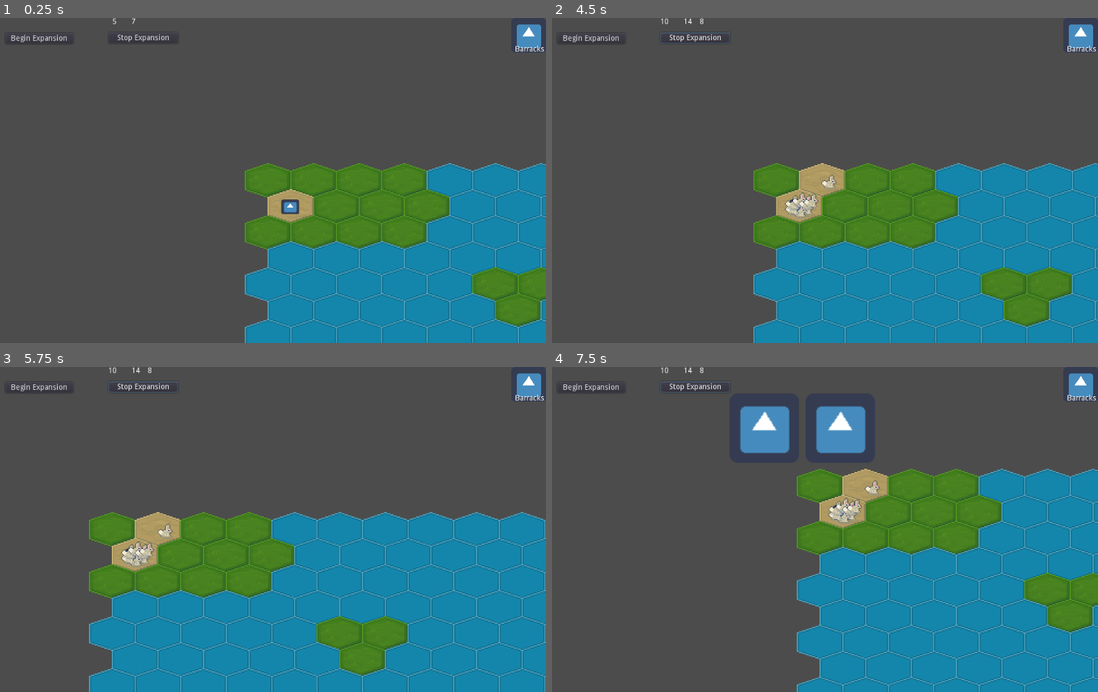
Above: before the commit, frames 1-4 (two rows, left to right).
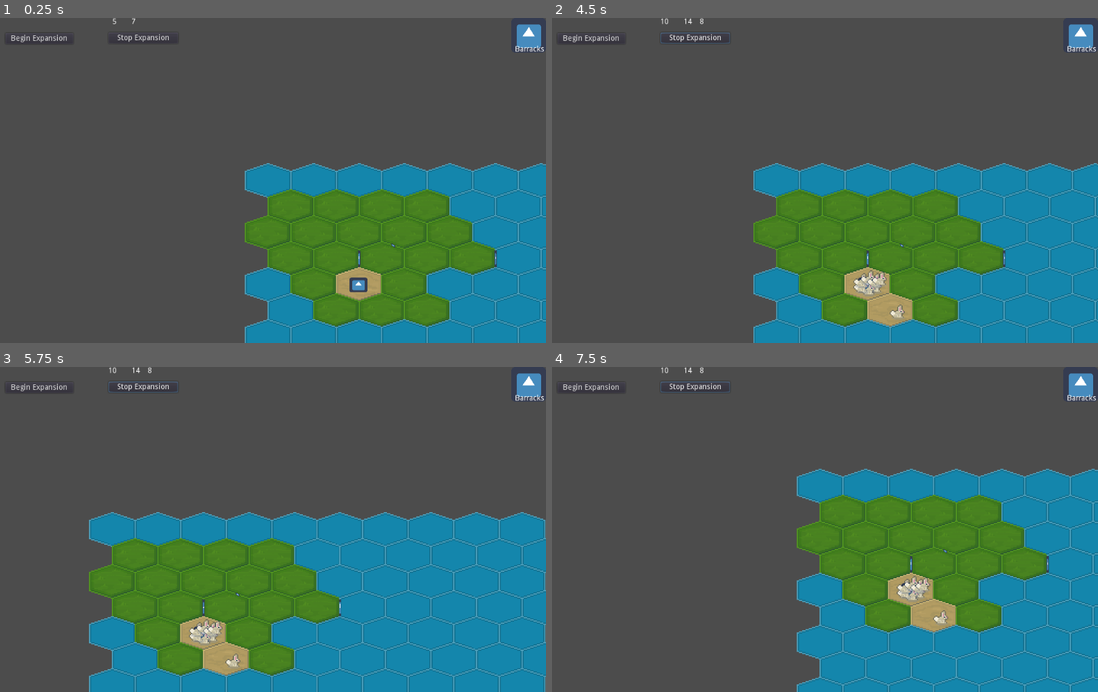
Above: after the commit, the same moments.

Repository: Cartogy/godot-wild-jam-36
Game: Godot game, scene res://src/Main/Main.tscn
Two runs of this game, one before a commit and one after it. Both use one fixed random seed, a clock stepped at 60 frames per second and the inputs below. The engine's default icon, where the game draws it, is replaced by a stand-in: a white triangle on a blue panel in a dark square.
Inputs (mouse positions are in pixels of both pictures, inside the frame that each line leads up to):
- Up to frame 1 (0.25 s): no input
- Up to frame 2 (4.5 s): click "Begin Expansion" at 0.5 s; click "Begin Expansion" at 1.25 s; click "Stop Expansion" at 2 s; tap Enter at 2.75, 4.25 s; drag from (1081, 34) to (874, 109) at 2.77 s; tap Space at 3.5 s; drag from (710, 196) to (792, 245) at 3.52 s; move the mouse to (874, 109) at 4.27 s; hold Right (ui_right) from 4.28 s (still down); hold Shift (shift) from 4.28 s (still down)
- Up to frame 3 (5.75 s): release Right (ui_right) at 5 s; release Shift (shift) at 5 s; drag from (240, 594) to (103, 480) at 5.02 s
- Up to frame 4 (7.5 s): tap Space at 5.75 s; move the mouse to (988, 578) at 5.77 s; hold Left (ui_left) 5.78-6.5 s; hold Shift (shift) 5.78-6.5 s; drag from (655, 480) to (737, 448) at 6.52 s; tap Enter at 7.25 s; move the mouse to (846, 529) at 7.27 s; hold Down (ui_down) from 7.28 s (still down); hold Shift (shift) from 7.28 s (still down); click (846, 529) at 7.42 s

The runs differ from the first frame. In frame 1, 13% of the frame differs, in the area x 44-100%, y 44-96%; in frame 2, 14%; in frame 3, 14%; in frame 4, 16%, in the area x 34-100%, y 11-82%.
Error in both runs: Invalid get index '(-5, 1)' (on base: 'Dictionary'). (res://src/BCommander/bcommander.gd:73)

Commit message:
Edges are now loaded

Diff:
--- a/src/Grid/Edge/Middle.tscn
+++ b/src/Grid/Edge/Middle.tscn
@@ -6,6 +6,6 @@
 [node name="Middle" instance=ExtResource( 1 )]
 
 [node name="Sprite" parent="." index="0"]
-position = Vector2( 0.0073683, 0.0597899 )
-scale = Vector2( 0.00660577, 0.0404567 )
+position = Vector2( 0.0190737, 0.0363784 )
+scale = Vector2( 0.0281878, 0.241645 )
 texture = ExtResource( 2 )
--- a/src/Grid/Edge/TopLeft.tscn
+++ b/src/Grid/Edge/TopLeft.tscn
@@ -6,7 +6,7 @@
 [node name="TopLeft" instance=ExtResource( 1 )]
 
 [node name="Sprite" parent="." index="0"]
-position = Vector2( -0.0414506, -0.0666628 )
+position = Vector2( -0.0042457, -0.00465512 )
 rotation = -0.767945
-scale = Vector2( 0.0464583, 0.00478105 )
+scale = Vector2( 0.107884, 0.0343576 )
 texture = ExtResource( 2 )
--- a/src/Grid/Edge/TopRight.tscn
+++ b/src/Grid/Edge/TopRight.tscn
@@ -6,7 +6,7 @@
 [node name="TopRight" instance=ExtResource( 1 )]
 
 [node name="Sprite" parent="." index="0"]
-position = Vector2( 0.000862267, -0.00459599 )
+position = Vector2( -0.0212348, 0.011977 )
 rotation = 0.652753
-scale = Vector2( 0.0276824, 0.00309104 )
+scale = Vector2( 0.0616327, 0.0264633 )
 texture = ExtResource( 2 )
--- a/src/Grid/Edge/edge.gd
+++ b/src/Grid/Edge/edge.gd
@@ -6,7 +6,7 @@
 
 func build_edge(from, to):
 	cell_0 = from
-	cell_0 = to
+	cell_1 = to
 
 	var c0_to_c1 = get_direction(from, to)
 	var c1_to_c0 = get_direction(to, from)
@@ -23,7 +23,7 @@
 
 	self.queue_free()
 
-func get_direction(_from, to) -> Vector2:
-	var hex_direction = to.hex_coord - to.hex_coord
+func get_direction(from, to) -> Vector2:
+	var hex_direction = to.hex_coords - from.hex_coords
 
 	return hex_direction
--- a/src/Grid/grid.gd
+++ b/src/Grid/grid.gd
@@ -67,10 +67,51 @@
 
 	fill_neighbours(hexagon_coords, neighbour_directions)
 
-func load_edges(level: LevelData):
+##########
+## Edges
+##########
+
+func load_edges(level: LevelData, hex_to_cell: Dictionary):
 	var edge_data = level.edge_data
-	print_debug("Edge Data")
-	print_debug(edge_data)
+	# Get hexes with edges
+	for hex_coord in edge_data.keys():
+		# Get directions where edges are located
+		var directions = edge_data.get(hex_coord)
+		create_barrier(directions, hex_to_cell)
+
+func create_barrier(directions: Dictionary, hex_to_cell: Dictionary):
+	for dir in directions.keys():
+		var edge_data = directions.get(dir)
+		var direction = edge_data.direction
+		var edge_position = edge_data.edge_position
+		var edge_scene_path = edge_data.edge_scene
+		var from = edge_data.from
+		var to = edge_data.to
+
+		var from_cell: Cell = hex_to_cell[from]
+		var to_cell: Cell = hex_to_cell[to]
+
+		var edge_scene: PackedScene = load(edge_scene_path)
+		var edge: GridEdge = edge_scene.instance()
+
+		var edge_center = get_edge_center(from_cell.global_position, to_cell.global_position)
+
+		edge.build_edge(from_cell, to_cell)
+		edge.global_position = edge_center
+		edge.z_index = 5
+
+		self.add_child(edge)
+
+# Returns the mid position between edges
+func get_edge_center(from: Vector2, to: Vector2) -> Vector2:
+	var direction = to - from
+	var mid_v = direction / 2
+
+	var mid_point = from + mid_v
+
+	return mid_point
+
+
 
 func total_land_cells():
 	var amount_of_land
--- /dev/null
+++ b/src/Level/CustomLevels/edge_map_test.tres
@@ -0,0 +1,201 @@
+[gd_resource type="Resource" load_steps=2 format=2]
+
+[ext_resource path="res://src/MapMaker/LevelData/level_data.gd" type="Script" id=1]
+
+[resource]
+script = ExtResource( 1 )
+level_data = {
+Vector2( 0, 2 ): {
+"cell_position": Vector2( 100, 148 ),
+"hex_coord": Vector2( 0, 2 ),
+"scene_path": "res://src/Grid/Cell/CellScenes/AvailableCell.tscn",
+"spec_resource_path": "",
+"structure_path": "",
+"tile_display": "res://src/MapMaker/TileDisplay/Cells/AvailableDisplay.tscn"
+},
+Vector2( 1, 1 ): {
+"cell_position": Vector2( 120.958, 124 ),
+"hex_coord": Vector2( 1, 1 ),
+"scene_path": "res://src/Grid/Cell/CellScenes/AvailableCell.tscn",
+"spec_resource_path": "",
+"structure_path": "",
+"tile_display": "res://src/MapMaker/TileDisplay/Cells/AvailableDisplay.tscn"
+},
+Vector2( 1, 3 ): {
+"cell_position": Vector2( 120.958, 172 ),
+"hex_coord": Vector2( 1, 3 ),
+"scene_path": "res://src/Grid/Cell/CellScenes/AvailableCell.tscn",
+"spec_resource_path": "",
+"structure_path": "",
+"tile_display": "res://src/MapMaker/TileDisplay/Cells/AvailableDisplay.tscn"
+},
+Vector2( 2, 2 ): {
+"cell_position": Vector2( 141.916, 148 ),
+"hex_coord": Vector2( 2, 2 ),
+"scene_path": "res://src/Grid/Cell/CellScenes/AvailableCell.tscn",
+"spec_resource_path": "",
+"structure_path": "",
+"tile_display": "res://src/MapMaker/TileDisplay/Cells/AvailableDisplay.tscn"
+},
+Vector2( 2, 4 ): {
+"cell_position": Vector2( 141.916, 196 ),
+"hex_coord": Vector2( 2, 4 ),
+"scene_path": "res://src/Grid/Cell/CellScenes/AvailableCell.tscn",
+"spec_resource_path": "",
+"structure_path": "",
+"tile_display": "res://src/MapMaker/TileDisplay/Cells/AvailableDisplay.tscn"
+},
+Vector2( 3, 1 ): {
+"cell_position": Vector2( 162.873, 124 ),
+"hex_coord": Vector2( 3, 1 ),
+"scene_path": "res://src/Grid/Cell/CellScenes/AvailableCell.tscn",
+"spec_resource_path": "",
+"structure_path": "",
+"tile_display": "res://src/MapMaker/TileDisplay/Cells/AvailableDisplay.tscn"
+},
+Vector2( 3, 3 ): {
+"cell_position": Vector2( 162.873, 172 ),
+"hex_coord": Vector2( 3, 3 ),
+"scene_path": "res://src/Grid/Cell/CellScenes/AvailableCell.tscn",
+"spec_resource_path": "",
+"structure_path": "",
+"tile_display": "res://src/MapMaker/TileDisplay/Cells/AvailableDisplay.tscn"
+},
+Vector2( 3, 5 ): {
+"cell_position": Vector2( 162.873, 220 ),
+"hex_coord": Vector2( 3, 5 ),
+"scene_path": "res://src/Grid/Cell/CellScenes/AvailableCell.tscn",
+"spec_resource_path": "",
+"structure_path": "",
+"tile_display": "res://src/MapMaker/TileDisplay/Cells/AvailableDisplay.tscn"
+},
+Vector2( 4, 2 ): {
+"cell_position": Vector2( 183.831, 148 ),
+"hex_coord": Vector2( 4, 2 ),
+"scene_path": "res://src/Grid/Cell/CellScenes/AvailableCell.tscn",
+"spec_resource_path": "",
+"structure_path": "",
+"tile_display": "res://src/MapMaker/TileDisplay/Cells/AvailableDisplay.tscn"
+},
+Vector2( 4, 4 ): {
+"cell_position": Vector2( 183.831, 196 ),
+"hex_coord": Vector2( 4, 4 ),
+"scene_path": "res://src/Grid/Cell/CellScenes/BNet.tscn",
+"spec_resource_path": "",
+"structure_path": "res://src/Structures/BNetStructure/Den/Den.tscn",
+"tile_display": "res://src/MapMaker/TileDisplay/Cells/BNetDisplay.tscn"
+},
+Vector2( 5, 1 ): {
+"cell_position": Vector2( 204.789, 124 ),
+"hex_coord": Vector2( 5, 1 ),
+"scene_path": "res://src/Grid/Cell/CellScenes/AvailableCell.tscn",
+"spec_resource_path": "",
+"structure_path": "",
+"tile_display": "res://src/MapMaker/TileDisplay/Cells/AvailableDisplay.tscn"
+},
+Vector2( 5, 3 ): {
+"cell_position": Vector2( 204.789, 172 ),
+"hex_coord": Vector2( 5, 3 ),
+"scene_path": "res://src/Grid/Cell/CellScenes/AvailableCell.tscn",
+"spec_resource_path": "",
+"structure_path": "",
+"tile_display": "res://src/MapMaker/TileDisplay/Cells/AvailableDisplay.tscn"
+},
+Vector2( 5, 5 ): {
+"cell_position": Vector2( 204.789, 220 ),
+"hex_coord": Vector2( 5, 5 ),
+"scene_path": "res://src/Grid/Cell/CellScenes/AvailableCell.tscn",
+"spec_resource_path": "",
+"structure_path": "",
+"tile_display": "res://src/MapMaker/TileDisplay/Cells/AvailableDisplay.tscn"
+},
+Vector2( 6, 2 ): {
+"cell_position": Vector2( 225.747, 148 ),
+"hex_coord": Vector2( 6, 2 ),
+"scene_path": "res://src/Grid/Cell/CellScenes/AvailableCell.tscn",
+"spec_resource_path": "",
+"structure_path": "",
+"tile_display": "res://src/MapMaker/TileDisplay/Cells/AvailableDisplay.tscn"
+},
+Vector2( 6, 4 ): {
+"cell_position": Vector2( 225.747, 196 ),
+"hex_coord": Vector2( 6, 4 ),
+"scene_path": "res://src/Grid/Cell/CellScenes/AvailableCell.tscn",
+"spec_resource_path": "",
+"structure_path": "",
+"tile_display": "res://src/MapMaker/TileDisplay/Cells/AvailableDisplay.tscn"
+},
+Vector2( 7, 1 ): {
+"cell_position": Vector2( 246.705, 124 ),
+"hex_coord": Vector2( 7, 1 ),
+"scene_path": "res://src/Grid/Cell/CellScenes/AvailableCell.tscn",
+"spec_resource_path": "",
+"structure_path": "",
+"tile_display": "res://src/MapMaker/TileDisplay/Cells/AvailableDisplay.tscn"
+},
+Vector2( 7, 3 ): {
+"cell_position": Vector2( 246.705, 172 ),
+"hex_coord": Vector2( 7, 3 ),
+"scene_path": "res://src/Grid/Cell/CellScenes/AvailableCell.tscn",
+"spec_resource_path": "",
+"structure_path": "",
+"tile_display": "res://src/MapMaker/TileDisplay/Cells/AvailableDisplay.tscn"
+},
+Vector2( 7, 5 ): {
+"cell_position": Vector2( 246.705, 220 ),
+"hex_coord": Vector2( 7, 5 ),
+"scene_path": "res://src/Grid/Cell/CellScenes/AvailableCell.tscn",
+"spec_resource_path": "",
+"structure_path": "",
+"tile_display": "res://src/MapMaker/TileDisplay/Cells/AvailableDisplay.tscn"
+},
+Vector2( 8, 2 ): {
+"cell_position": Vector2( 267.663, 148 ),
+"hex_coord": Vector2( 8, 2 ),
+"scene_path": "res://src/Grid/Cell/CellScenes/AvailableCell.tscn",
+"spec_resource_path": "",
+"structure_path": "",
+"tile_display": "res://src/MapMaker/TileDisplay/Cells/AvailableDisplay.tscn"
+},
+Vector2( 9, 3 ): {
+"cell_position": Vector2( 288.62, 172 ),
+"hex_coord": Vector2( 9, 3 ),
+"scene_path": "res://src/Grid/Cell/CellScenes/AvailableCell.tscn",
+"spec_resource_path": "",
+"structure_path": "",
+"tile_display": "res://src/MapMaker/TileDisplay/Cells/AvailableDisplay.tscn"
+}
+}
+edge_data = {
+Vector2( 3, 3 ): {
+Vector2( 2, 0 ): {
+"direction": Vector2( 2, 0 ),
+"edge_position": Vector2( 183.831, 172 ),
+"edge_scene": "res://src/Grid/Edge/Middle.tscn",
+"from": Vector2( 3, 3 ),
+"tile_display": "res://src/MapMaker/EdgeDisplay/Middle.tscn",
+"to": Vector2( 5, 3 )
+}
+},
+Vector2( 5, 3 ): {
+Vector2( 1, -1 ): {
+"direction": Vector2( 1, -1 ),
+"edge_position": Vector2( 215.268, 160 ),
+"edge_scene": "res://src/Grid/Edge/TopRight.tscn",
+"from": Vector2( 5, 3 ),
+"tile_display": "res://src/MapMaker/EdgeDisplay/TopRight.tscn",
+"to": Vector2( 6, 2 )
+}
+},
+Vector2( 9, 3 ): {
+Vector2( 2, 0 ): {
+"direction": Vector2( 2, 0 ),
+"edge_position": Vector2( 309.578, 172 ),
+"edge_scene": "res://src/Grid/Edge/Middle.tscn",
+"from": Vector2( 9, 3 ),
+"tile_display": "res://src/MapMaker/EdgeDisplay/Middle.tscn",
+"to": Vector2( 11, 3 )
+}
+}
+}
+grid_origin = Vector2( 100, -100 )
--- a/src/Level/level.gd
+++ b/src/Level/level.gd
@@ -31,7 +31,7 @@
 	if level_data != "":
 		var level = load(level_data)
 		grid.load_level_grid(level, bnet, mnet,grid.dimensions)
-		grid.load_edges(level)
+		grid.load_edges(level, grid.hexagon_coords)
 	else:
 		grid.generate_hex_grid(grid.dimensions, grid.origin, grid.size)
 
--- a/src/Main/Main.tscn
+++ b/src/Main/Main.tscn
@@ -105,7 +105,7 @@
 grid_hex_path = NodePath("../BaseLevel/Grid")
 
 [node name="BaseLevel" parent="." instance=ExtResource( 1 )]
-level_data = "res://src/Level/CustomLevels/losing_scenario.tres"
+level_data = "res://src/Level/CustomLevels/edge_map_test.tres"
 
 [connection signal="pressed" from="CanvasLayer/Stop" to="BaseLevel" method="_on_Stop_pressed"]
 [connection signal="pressed" from="CanvasLayer/Begin" to="BaseLevel" method="_on_Button_pressed"]
